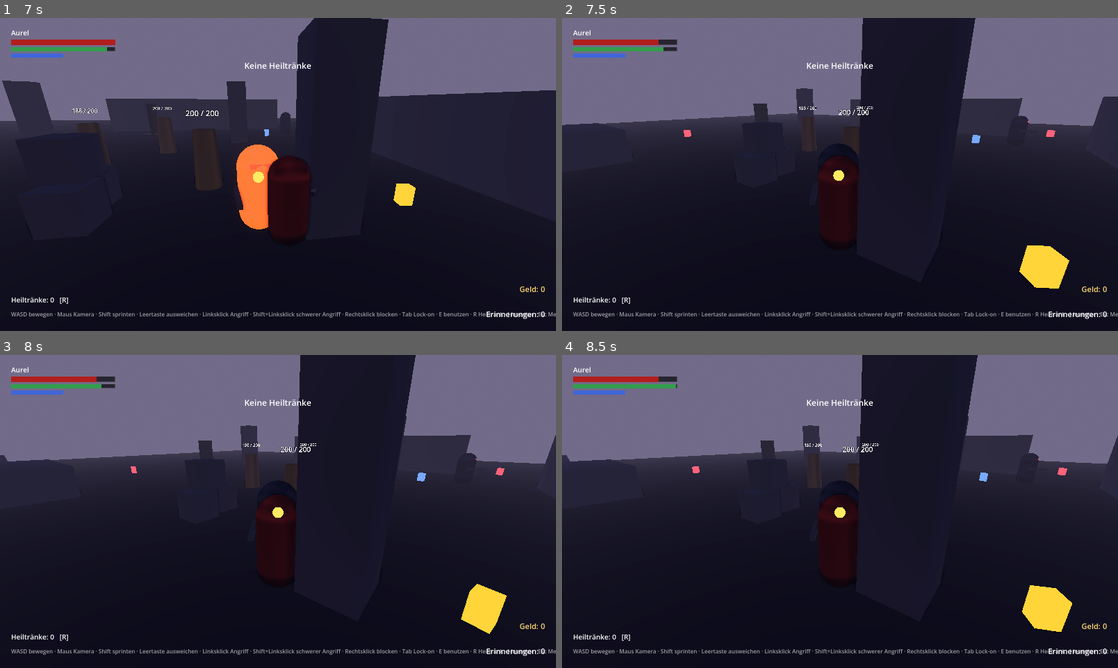
Above: before the commit, frames 1-4 (two rows, left to right).
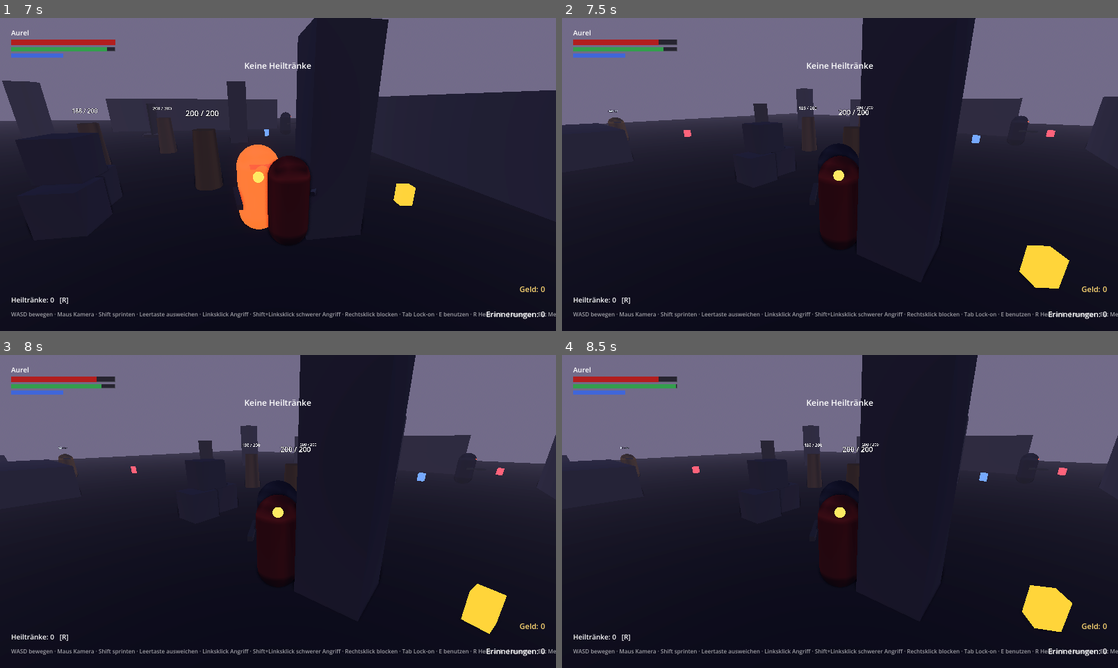
Above: after the commit, the same moments.

Repository: Aurelvonwatzdorf/nr1
Game: Godot game, scene res://scenes/levels/test_arena.tscn
The game is run twice, just before and just after one commit, with the same random seed, the same clock (stepped at 60 frames per second) and the same inputs.
Inputs (mouse positions are in pixels of both pictures, inside the frame that each line leads up to):
- Up to frame 1 (7 s): move the mouse to (305, 174) at 0.52 s; hold W (move_forward) 0.53-4.28 s; tap R (heal) at 0.6, 1.55, 3.05, 4.35, 6.05 s; tap E (interact) at 0.8, 1.35, 2.3, 3.8, 5.1, 6.8 s; move the mouse to (250, 174) at 1.27 s; move the mouse to (289, 168) at 2.02 s; click (289, 168) at 2.1 s; move the mouse to (272, 180) at 2.77 s; right-click (272, 180) at 2.85 s; move the mouse to (316, 177) at 3.52 s; tap Space (dodge) at 3.6 s; tap I (inventory) at 4.15 s; move the mouse to (111, 127) at 4.27 s; hold A (move_left) 4.28-5.03 s; tap Escape (menu) at 4.9 s; move the mouse to (283, 174) at 5.02 s; hold W (move_forward) 5.03-5.78 s; move the mouse to (255, 168) at 5.77 s; hold D (move_right) 5.78-6.53 s; tap Middle mouse button (lock_on) at 5.85 s; move the mouse to (305, 174) at 6.52 s; hold W (move_forward) from 6.53 s (still down); hold Shift (sprint) from 6.53 s (still down)
- Up to frame 2 (7.5 s): keep holding W (move_forward); move the mouse to (812, 174) at 7.27 s; release Shift (sprint) at 7.28 s; tap R (heal) at 7.35 s
- Up to frame 3 (8 s): keep holding W (move_forward)
- Up to frame 4 (8.5 s): keep holding W (move_forward); move the mouse to (851, 505) at 8.02 s; tap E (interact) at 8.1 s

Frame 1 is identical in both runs. In frame 2, less than 0.1% of the frame differs, in the area x 8-86%, y 29-87%; in frame 3, less than 0.1%, in the area x 10-96%, y 25-88%; in frame 4, less than 0.1%.

Commit message:
M4 step 2: NPCs, dialogue box and merchant
NPC base class with a talk area (E), a pausing dialogue box with
numbered answers (await dialogue.ask), and a merchant that sells healing
and focus potions for money. NPCs get their own physics layer.

Co-Authored-By: Claude Opus 5.5 <noreply@anthropic.com>
Claude-Session: https://claude.ai/code/session_01RjnwZ2TtYogGPE8DCJukRJ

Diff:
--- a/game/project.godot
+++ b/game/project.godot
@@ -131,6 +131,7 @@
 3d_physics/layer_4="Hitbox"
 3d_physics/layer_5="Hurtbox"
 3d_physics/layer_6="Interaktion"
+3d_physics/layer_7="NPC"
 
 [physics]
 
--- a/game/scenes/enemies/enemy.tscn
+++ b/game/scenes/enemies/enemy.tscn
@@ -41,7 +41,7 @@
 
 [node name="Enemy" type="CharacterBody3D"]
 collision_layer = 4
-collision_mask = 7
+collision_mask = 71
 script = ExtResource("1_enemy")
 data = ExtResource("2_data")
 
--- a/game/scenes/levels/test_arena.tscn
+++ b/game/scenes/levels/test_arena.tscn
@@ -17,6 +17,9 @@
 [ext_resource type="Resource" path="res://resources/items/power_ampoule.tres" id="15_ampoule"]
 [ext_resource type="Resource" path="res://resources/items/stamina_talisman.tres" id="16_talisman"]
 [ext_resource type="Resource" path="res://resources/items/heart_amulet.tres" id="17_amulet"]
+[ext_resource type="PackedScene" path="res://scenes/ui/dialogue_box.tscn" id="18_dialogue"]
+[ext_resource type="PackedScene" path="res://scenes/npcs/npc.tscn" id="19_npc"]
+[ext_resource type="Script" path="res://scripts/npcs/merchant.gd" id="20_merchant"]
 
 [sub_resource type="ProceduralSkyMaterial" id="ProceduralSkyMaterial_sky"]
 sky_top_color = Color(0.12, 0.13, 0.2, 1)
@@ -275,10 +278,23 @@
 amount = 1
 pickup_id = &"arena_heart_amulet"
 
+[node name="NPCs" type="Node3D" parent="."]
+
+[node name="Merchant" parent="NPCs" instance=ExtResource("19_npc")]
+transform = Transform3D(1, 0, 0, 0, 1, 0, 0, 0, 1, 6, 0, 8)
+script = ExtResource("20_merchant")
+stock = Array[Resource]([ExtResource("13_potion"), ExtResource("14_focus")])
+prices = Array[int]([40, 30])
+npc_id = &"test_merchant"
+display_name = "Händler"
+body_color = Color(0.85, 0.65, 0.25, 1)
+
 [node name="Player" parent="." instance=ExtResource("2_player")]
 transform = Transform3D(1, 0, 0, 0, 1, 0, 0, 0, 1, 0, 0.05, 2)
 
 [node name="HUD" parent="." instance=ExtResource("4_hud")]
+
+[node name="DialogueBox" parent="." instance=ExtResource("18_dialogue")]
 
 [node name="RestMenu" parent="." instance=ExtResource("10_rest")]
 
--- /dev/null
+++ b/game/scenes/npcs/npc.tscn
@@ -0,0 +1,56 @@
+[gd_scene format=3]
+
+[ext_resource type="Script" path="res://scripts/npcs/npc.gd" id="1_npc"]
+[ext_resource type="Script" path="res://scripts/systems/interactable.gd" id="2_interactable"]
+
+[sub_resource type="CapsuleShape3D" id="CapsuleShape3D_body"]
+radius = 0.4
+height = 1.75
+
+[sub_resource type="CapsuleMesh" id="CapsuleMesh_body"]
+radius = 0.4
+height = 1.75
+
+[sub_resource type="BoxMesh" id="BoxMesh_face"]
+size = Vector3(0.35, 0.1, 0.1)
+
+[sub_resource type="SphereShape3D" id="SphereShape3D_talk"]
+radius = 1.8
+
+[node name="NPC" type="CharacterBody3D"]
+collision_layer = 64
+collision_mask = 71
+script = ExtResource("1_npc")
+
+[node name="CollisionShape3D" type="CollisionShape3D" parent="."]
+transform = Transform3D(1, 0, 0, 0, 1, 0, 0, 0, 1, 0, 0.875, 0)
+shape = SubResource("CapsuleShape3D_body")
+
+[node name="Model" type="Node3D" parent="."]
+
+[node name="Body" type="MeshInstance3D" parent="Model"]
+transform = Transform3D(1, 0, 0, 0, 1, 0, 0, 0, 1, 0, 0.875, 0)
+mesh = SubResource("CapsuleMesh_body")
+
+[node name="Face" type="MeshInstance3D" parent="Model"]
+transform = Transform3D(1, 0, 0, 0, 1, 0, 0, 0, 1, 0, 1.45, -0.36)
+mesh = SubResource("BoxMesh_face")
+
+[node name="NameLabel" type="Label3D" parent="."]
+transform = Transform3D(1, 0, 0, 0, 1, 0, 0, 0, 1, 0, 2.15, 0)
+billboard = 1
+font_size = 32
+outline_size = 8
+modulate = Color(0.85, 0.95, 1, 1)
+text = "Name"
+
+[node name="TalkArea" type="Area3D" parent="."]
+collision_layer = 32
+collision_mask = 0
+monitoring = false
+script = ExtResource("2_interactable")
+prompt = "Sprechen"
+
+[node name="CollisionShape3D" type="CollisionShape3D" parent="TalkArea"]
+transform = Transform3D(1, 0, 0, 0, 1, 0, 0, 0, 1, 0, 1, 0)
+shape = SubResource("SphereShape3D_talk")
--- a/game/scenes/player/player.tscn
+++ b/game/scenes/player/player.tscn
@@ -73,7 +73,7 @@
 
 [node name="Player" type="CharacterBody3D"]
 collision_layer = 2
-collision_mask = 5
+collision_mask = 69
 script = ExtResource("1_player")
 character_data = ExtResource("2_aurel")
 
--- /dev/null
+++ b/game/scenes/ui/dialogue_box.tscn
@@ -0,0 +1,51 @@
+[gd_scene format=3]
+
+[ext_resource type="Script" path="res://scripts/ui/dialogue_box.gd" id="1_dialogue"]
+
+[sub_resource type="StyleBoxFlat" id="StyleBoxFlat_panel"]
+bg_color = Color(0.05, 0.06, 0.09, 0.92)
+border_width_top = 2
+border_color = Color(0.45, 0.75, 0.95, 0.8)
+content_margin_left = 28.0
+content_margin_top = 20.0
+content_margin_right = 28.0
+content_margin_bottom = 20.0
+
+[node name="DialogueBox" type="CanvasLayer"]
+layer = 8
+script = ExtResource("1_dialogue")
+
+[node name="Panel" type="PanelContainer" parent="."]
+anchors_preset = 12
+anchor_top = 1.0
+anchor_right = 1.0
+anchor_bottom = 1.0
+offset_left = 160.0
+offset_top = -300.0
+offset_right = -160.0
+offset_bottom = -40.0
+grow_horizontal = 2
+grow_vertical = 0
+theme_override_styles/panel = SubResource("StyleBoxFlat_panel")
+
+[node name="Items" type="VBoxContainer" parent="Panel"]
+layout_mode = 2
+theme_override_constants/separation = 10
+
+[node name="SpeakerLabel" type="Label" parent="Panel/Items"]
+unique_name_in_owner = true
+layout_mode = 2
+theme_override_colors/font_color = Color(0.55, 0.85, 1, 1)
+theme_override_font_sizes/font_size = 22
+text = "Name"
+
+[node name="TextLabel" type="Label" parent="Panel/Items"]
+unique_name_in_owner = true
+layout_mode = 2
+theme_override_font_sizes/font_size = 20
+text = "Text"
+autowrap_mode = 3
+
+[node name="Options" type="VBoxContainer" parent="Panel/Items"]
+unique_name_in_owner = true
+layout_mode = 2
--- /dev/null
+++ b/game/scripts/npcs/merchant.gd
@@ -0,0 +1,28 @@
+class_name Merchant
+extends NPC
+## Händler: verkauft Gegenstände gegen Geld.
+
+## Was er verkauft und zu welchem Preis (gleiche Reihenfolge).
+@export var stock: Array[ItemData] = []
+@export var prices: Array[int] = []
+
+
+func talk(_player: Player, dialogue: DialogueBox) -> void:
+	var text := "Willkommen. Was darf es sein?"
+	while true:
+		var options: Array[String] = []
+		for i in stock.size():
+			options.append("%s kaufen (%d Geld)" % [stock[i].display_name, prices[i]])
+		options.append("Tschüss")
+		var choice := await dialogue.ask(display_name, "%s\n\nDein Geld: %d" % [text, GameState.money], options)
+		if choice >= stock.size():
+			return
+		text = "Bitte sehr." if buy(choice) else "Das reicht leider nicht."
+
+
+## Kauft Eintrag Nummer `index`. Gibt false zurück, wenn das Geld nicht reicht.
+func buy(index: int) -> bool:
+	if not GameState.try_spend_money(prices[index]):
+		return false
+	GameState.inventory.add(stock[index].id)
+	return true
--- /dev/null
+++ b/game/scripts/npcs/npc.gd
@@ -0,0 +1,78 @@
+class_name NPC
+extends CharacterBody3D
+## Nicht-Spieler-Figur. Mit E ansprechen (TalkArea). Eigene NPCs erben hiervon und
+## überschreiben `talk()` für ihr Gespräch und `_npc_physics()` für Bewegung.
+
+## Eindeutige ID (für Speichern und Moral-Taten).
+@export var npc_id: StringName = &""
+@export var display_name: String = "Fremder"
+@export var body_color: Color = Color(0.7, 0.65, 0.55)
+@export var walk_speed: float = 1.5
+
+@onready var talk_area: Interactable = $TalkArea
+@onready var body_mesh: MeshInstance3D = $Model/Body
+@onready var model: Node3D = $Model
+@onready var name_label: Label3D = $NameLabel
+
+var gravity: float = ProjectSettings.get_setting("physics/3d/default_gravity")
+var _material: StandardMaterial3D
+var _talking: bool = false
+
+
+func _ready() -> void:
+	add_to_group(&"npcs")
+	_material = StandardMaterial3D.new()
+	_material.albedo_color = body_color
+	body_mesh.material_override = _material
+	name_label.text = display_name
+	talk_area.prompt = "Mit %s sprechen" % display_name
+	talk_area.interacted.connect(_on_talk_requested)
+
+
+func _physics_process(delta: float) -> void:
+	if not is_on_floor():
+		velocity.y -= gravity * delta
+	_npc_physics(delta)
+	move_and_slide()
+
+
+## Für Unterklassen: Bewegung pro Physik-Frame (Standard: stehen bleiben).
+func _npc_physics(delta: float) -> void:
+	var horizontal := Vector3(velocity.x, 0.0, velocity.z).move_toward(Vector3.ZERO, 10.0 * delta)
+	velocity.x = horizontal.x
+	velocity.z = horizontal.z
+
+
+## Für Unterklassen: das Gespräch. Immer `await dialogue.ask(...)` benutzen.
+func talk(_player: Player, dialogue: DialogueBox) -> void:
+	await dialogue.ask(display_name, "…")
+
+
+func is_talking() -> bool:
+	return _talking
+
+
+## Läuft in Richtung eines Ziels (flach), dreht sich dabei.
+func walk_towards(target: Vector3, speed: float, delta: float) -> void:
+	var offset := target - global_position
+	offset.y = 0.0
+	var desired := offset.normalized() * speed if offset.length() > 0.1 else Vector3.ZERO
+	var horizontal := Vector3(velocity.x, 0.0, velocity.z).move_toward(desired, 10.0 * delta)
+	velocity.x = horizontal.x
+	velocity.z = horizontal.z
+	if desired != Vector3.ZERO:
+		rotation.y = lerp_angle(rotation.y, atan2(-desired.x, -desired.z), 1.0 - exp(-8.0 * delta))
+
+
+func _on_talk_requested(player: Player) -> void:
+	if _talking:
+		return
+	var dialogue := get_tree().get_first_node_in_group(&"dialogue_box") as DialogueBox
+	if dialogue == null:
+		return
+	_talking = true
+	var to_player := player.global_position - global_position
+	rotation.y = atan2(-to_player.x, -to_player.z)
+	await talk(player, dialogue)
+	dialogue.finish()
+	_talking = false
--- a/game/scripts/systems/physics_layers.gd
+++ b/game/scripts/systems/physics_layers.gd
@@ -7,3 +7,4 @@
 const HITBOX := 8
 const HURTBOX := 16
 const INTERACTABLE := 32
+const NPC := 64
--- /dev/null
+++ b/game/scripts/ui/dialogue_box.gd
@@ -0,0 +1,60 @@
+class_name DialogueBox
+extends GameMenu
+## Gesprächsfenster. NPCs rufen `await ask(...)` auf und bekommen die Nummer der
+## gewählten Antwort zurück. Am Ende des Gesprächs `finish()` aufrufen.
+##
+##   var choice := await dialogue.ask("Händler", "Was darf's sein?", ["Kaufen", "Tschüss"])
+
+signal option_chosen(index: int)
+
+@onready var speaker_label: Label = %SpeakerLabel
+@onready var text_label: Label = %TextLabel
+@onready var options_box: VBoxContainer = %Options
+
+var _option_count: int = 0
+
+
+func _ready() -> void:
+	super._ready()
+	add_to_group(&"dialogue_box")
+
+
+func _unhandled_input(event: InputEvent) -> void:
+	# Esc wählt die letzte Antwort (meist „Tschüss“).
+	if is_open and event.is_action_pressed(&"menu"):
+		choose(_option_count - 1)
+		get_viewport().set_input_as_handled()
+
+
+## Zeigt einen Satz mit Antworten und wartet auf die Wahl.
+## Ohne Antworten gibt es nur „Weiter“.
+func ask(speaker: String, text: String, options: Array[String] = []) -> int:
+	open()
+	speaker_label.text = speaker
+	text_label.text = text
+	if options.is_empty():
+		options = ["Weiter"]
+	_option_count = options.size()
+	for child in options_box.get_children():
+		child.queue_free()
+	for i in options.size():
+		var button := Button.new()
+		button.text = "%d. %s" % [i + 1, options[i]]
+		button.alignment = HORIZONTAL_ALIGNMENT_LEFT
+		button.pressed.connect(choose.bind(i))
+		options_box.add_child(button)
+		if i == 0:
+			button.grab_focus.call_deferred()
+	var index: int = await option_chosen
+	return index
+
+
+## Wählt eine Antwort (auch für Tests).
+func choose(index: int) -> void:
+	if is_open:
+		option_chosen.emit(clampi(index, 0, _option_count - 1))
+
+
+## Gespräch beenden: Fenster zu, Spiel läuft weiter.
+func finish() -> void:
+	close()
--- a/game/tests/smoke_test.gd
+++ b/game/tests/smoke_test.gd
@@ -297,6 +297,30 @@
 	player.global_position = Vector3(0.0, 0.05, 2.0)
 	await _frames(3)
 
+	# Händler: ansprechen, Tränke kaufen
+	var merchant: Merchant = arena.get_node("NPCs/Merchant")
+	var dialogue: DialogueBox = arena.get_node("DialogueBox")
+	GameState.money = 0
+	var potions_before := GameState.inventory.get_count(&"healing_potion")
+	player.global_position = merchant.global_position + Vector3(0.0, 0.05, -1.5)
+	await _frames(10)
+	_check(player.interaction_detector.current == merchant.talk_area, "Händler in Reichweite")
+	await _tap(&"interact")
+	await _frames(2)
+	_check(dialogue.is_open and get_tree().paused, "Gespräch öffnet sich, Spiel pausiert")
+	dialogue.choose(0)
+	await _frames(2)
+	_check(GameState.inventory.get_count(&"healing_potion") == potions_before, "Ohne Geld kein Kauf")
+	GameState.money = 100
+	dialogue.choose(0)
+	await _frames(2)
+	_check(GameState.inventory.get_count(&"healing_potion") == potions_before + 1 and GameState.money == 60, "Heiltrank für 40 Geld gekauft")
+	dialogue.choose(2)
+	await _frames(2)
+	_check(not dialogue.is_open and not get_tree().paused, "„Tschüss“ beendet das Gespräch")
+	player.global_position = Vector3(0.0, 0.05, 2.0)
+	await _frames(3)
+
 	# Moral-Gedächtnis
 	var moral := GameState.moral
 	_check(moral.record(&"test_helped_elder", &"charity", 2, "Einer alten Frau geholfen"), "Gute Tat wird gemerkt")
@@ -311,13 +335,14 @@
 	GameState.stats.set_stat(&"strength", 3)
 	GameState.inventory.add(&"heart_amulet")
 	var saved_checkpoint := GameState.checkpoint_transform
+	var saved_potions := GameState.inventory.get_count(&"healing_potion")
 	_check(SaveSystem.save_game(), "Speichern klappt")
 	GameState.reset()
 	_check(GameState.memories == 0 and GameState.stats.strength == 1, "Zurücksetzen löscht alles")
 	_check(SaveSystem.load_game(), "Laden klappt")
 	_check(GameState.memories == 77 and GameState.stats.strength == 3, "Erinnerungen und Stats geladen")
 	_check(GameState.money == 123, "Geld geladen")
-	_check(GameState.inventory.has(&"heart_amulet") and GameState.inventory.get_count(&"healing_potion") == 1, "Inventar geladen")
+	_check(GameState.inventory.has(&"heart_amulet") and GameState.inventory.get_count(&"healing_potion") == saved_potions, "Inventar geladen")
 	_check(GameState.collected_pickups.has(&"arena_potions_start"), "Aufgehobene Gegenstände bleiben weg")
 	_check(GameState.has_checkpoint and GameState.checkpoint_transform.is_equal_approx(saved_checkpoint), "Ankerspiegel-Ort geladen")
 	_check(GameState.moral.get_score() == -1, "Moral-Gedächtnis geladen")
Not shown, added: game/scripts/npcs/merchant.gd.uid
Not shown, added: game/scripts/npcs/npc.gd.uid
Not shown, added: game/scripts/ui/dialogue_box.gd.uid
Not shown, changed: CLAUDE.md
